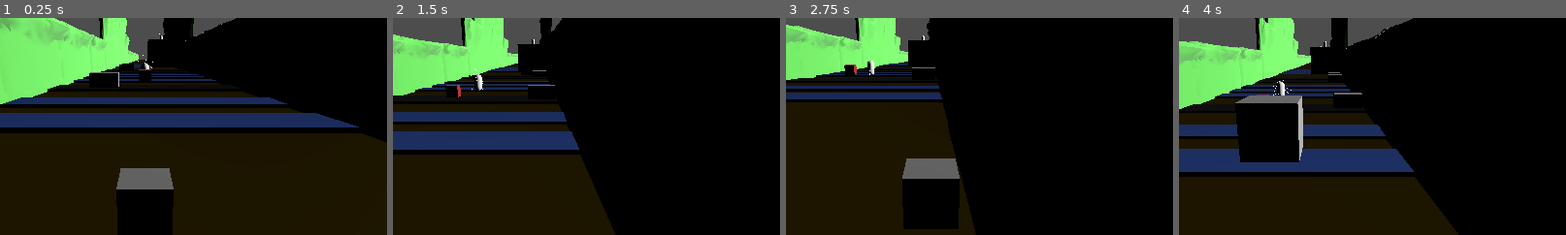
Above: before the commit, frames 1-4 (left to right).
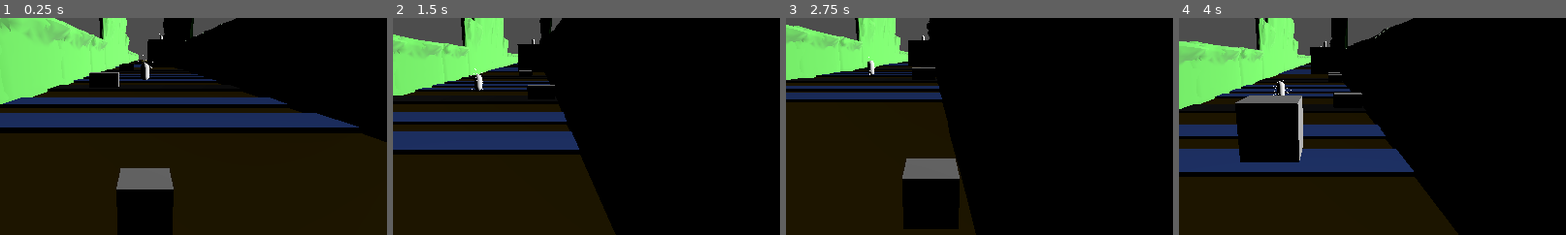
Above: after the commit, the same moments.

Repository: notadoctortired/SleepyFrog
Game: Godot game, scene res://scenes/main_scene.tscn
Same seed, same stepped clock (60 frames per second), same inputs: the game is played once before the commit and once after it.
Inputs (mouse positions are % of the whole screen's width and height, from its top left):
- Up to frame 1 (0.25 s): no input
- Up to frame 2 (1.5 s): tap Enter (ui_accept) at 0.5 s; move the mouse to (72, 45) at 0.52 s; hold Right (move_right) 0.53-1.28 s; hold F 0.53-1.28 s; click (72, 45) at 0.67 s; tap Space (jump) at 0.77 s; move the mouse to (30, 55) at 1.27 s; hold Down (move_backward) from 1.28 s (still down); tap Q at 1.35 s
- Up to frame 3 (2.75 s): tap Space (jump) at 1.52 s; move the mouse to (60, 28) at 2.02 s; release Down (move_backward) at 2.03 s; hold Right (move_right) from 2.03 s (still down); hold F from 2.03 s (still down)
- Up to frame 4 (4 s): move the mouse to (45, 70) at 2.77 s; release Right (move_right) at 2.78 s; release F at 2.78 s; hold Up (move_forward) 2.78-3.53 s; tap Q at 2.85 s; click (45, 70) at 2.92 s; tap Space (jump) at 3.02, 3.77 s; move the mouse to (80, 65) at 3.52 s; hold Left (move_left) from 3.53 s (still down); hold F from 3.53 s (still down)
The pictures show only the part of the screen within x 31-81%, y 21-71%; the shares and areas given below are measured in that part.

The runs differ from the first frame. In frame 1, 0.1% of the frame differs, in the area x 33-40%, y 19-30%; in frame 2, 0.3%, in the area x 13-40%, y 20-37%; in frame 3, 0.1%; in frame 4, less than 0.1%.

Commit message:
Added victory screen and made the game beatable

Diff:
--- /dev/null
+++ b/materials/Victory_Mat.tres
@@ -0,0 +1,12 @@
+[gd_resource type="StandardMaterial3D" format=3 uid="uid://c6tdfm37s4mti"]
+
+[resource]
+albedo_color = Color(0.826939, 0.77784, 2.69532e-06, 1)
+metallic = 0.56
+metallic_specular = 0.0
+roughness = 0.0
+normal_enabled = true
+uv2_triplanar = true
+proximity_fade_distance = 2.0
+distance_fade_min_distance = 117.7
+distance_fade_max_distance = 0.0
--- a/scenes/main_scene.tscn
+++ b/scenes/main_scene.tscn
@@ -13,9 +13,10 @@
 [ext_resource type="Material" uid="uid://b4i68vj02jjg4" path="res://materials/Floor_Mat.tres" id="10_mngbo"]
 [ext_resource type="Material" uid="uid://bdge1tdb058gl" path="res://materials/Road_Mat.tres" id="13_4w45t"]
 [ext_resource type="Script" uid="uid://nrnm1vr2sbfk" path="res://scripts/kill_script.gd" id="13_r6p65"]
+[ext_resource type="Material" uid="uid://c6tdfm37s4mti" path="res://materials/Victory_Mat.tres" id="14_01n6w"]
+[ext_resource type="Script" uid="uid://bj01f47kupoxa" path="res://scripts/victory_script.gd" id="14_6u1mn"]
 [ext_resource type="Material" uid="uid://gow1ki2m21ci" path="res://materials/Water_Mat.tres" id="14_r6p65"]
 [ext_resource type="PackedScene" uid="uid://cnu2q2p0ew25c" path="res://scenes/car.tscn" id="16_01n6w"]
-[ext_resource type="PackedScene" uid="uid://dxmuju0a2oam6" path="res://scenes/enemy.tscn" id="16_6u1mn"]
 
 [sub_resource type="BoxShape3D" id="BoxShape3D_pu3yx"]
 
@@ -31,6 +32,10 @@
 font_size = 36
 outline_size = 9
 outline_color = Color(0, 0, 0, 1)
+
+[sub_resource type="LabelSettings" id="LabelSettings_bcnxi"]
+font_size = 140
+font_color = Color(0.647566, 0.584924, 1.92523e-07, 1)
 
 [sub_resource type="BoxShape3D" id="BoxShape3D_c1pb6"]
 
@@ -146,6 +151,19 @@
 vertical_alignment = 1
 script = ExtResource("6_rt2n2")
 
+[node name="VictoryLab" type="Label" parent="Control"]
+visible = false
+layout_mode = 1
+offset_left = 261.0
+offset_top = 214.0
+offset_right = 929.0
+offset_bottom = 406.0
+text = "Victory"
+label_settings = SubResource("LabelSettings_bcnxi")
+horizontal_alignment = 1
+vertical_alignment = 1
+autowrap_mode = 1
+
 [node name="Collectibles" type="Node3D" parent="."]
 
 [node name="Coffee" parent="Collectibles" instance=ExtResource("7_si52b")]
@@ -153,6 +171,12 @@
 
 [node name="Coffee2" parent="Collectibles" instance=ExtResource("7_si52b")]
 transform = Transform3D(1, 0, 0, 0, 1, 0, 0, 0, 1, 5.70125, 10.0439, -101.995)
+
+[node name="Coffee3" parent="Collectibles" instance=ExtResource("7_si52b")]
+transform = Transform3D(1, 0, 0, 0, 1, 0, 0, 0, 1, -0.5975, 1.0878, -171.99)
+
+[node name="Coffee4" parent="Collectibles" instance=ExtResource("7_si52b")]
+transform = Transform3D(1, 0, 0, 0, 1, 0, 0, 0, 1, -0.5975, 1.0878, -202.99)
 
 [node name="Kill_Plain" type="Area3D" parent="."]
 transform = Transform3D(1, 0, 0, 0, 1, 0, 0, 0, 1, 0, -47, -3)
@@ -982,6 +1006,74 @@
 [node name="CollisionShape3D" type="CollisionShape3D" parent="Obstacles/River 1"]
 shape = SubResource("BoxShape3D_01n6w")
 
+[node name="River 3" type="StaticBody3D" parent="Obstacles"]
+transform = Transform3D(21.36, 0, 0, 0, 1, 0, 0, 0, 3.46547, 0, 0, -35.3014)
+
+[node name="Area3D" type="Area3D" parent="Obstacles/River 3"]
+transform = Transform3D(1.01, 0, 0, 0, 1.01, 0, 0, 0, 1.01, 0, 0, 0)
+script = ExtResource("13_r6p65")
+
+[node name="CollisionShape3D" type="CollisionShape3D" parent="Obstacles/River 3/Area3D"]
+shape = SubResource("BoxShape3D_r6p65")
+
+[node name="MeshInstance3D" type="MeshInstance3D" parent="Obstacles/River 3"]
+material_override = ExtResource("14_r6p65")
+mesh = SubResource("BoxMesh_si52b")
+
+[node name="CollisionShape3D" type="CollisionShape3D" parent="Obstacles/River 3"]
+shape = SubResource("BoxShape3D_01n6w")
+
+[node name="River 3" type="StaticBody3D" parent="Obstacles/River 3"]
+transform = Transform3D(-1.02528, 0, 0, 0, 1, 0, 0, 0, 1.03964, -0.0374532, -0.2, -33.8586)
+
+[node name="Area3D" type="Area3D" parent="Obstacles/River 3/River 3"]
+transform = Transform3D(1.01, 0, 0, 0, 1.01, 0, 0, 0, 1.01, 0, 0, 0)
+script = ExtResource("13_r6p65")
+
+[node name="CollisionShape3D" type="CollisionShape3D" parent="Obstacles/River 3/River 3/Area3D"]
+shape = SubResource("BoxShape3D_r6p65")
+
+[node name="MeshInstance3D" type="MeshInstance3D" parent="Obstacles/River 3/River 3"]
+material_override = ExtResource("14_r6p65")
+mesh = SubResource("BoxMesh_si52b")
+
+[node name="CollisionShape3D" type="CollisionShape3D" parent="Obstacles/River 3/River 3"]
+shape = SubResource("BoxShape3D_01n6w")
+
+[node name="River 4" type="StaticBody3D" parent="Obstacles"]
+transform = Transform3D(21.36, 0, 0, 0, 1, 0, 0, 0, 3.46547, 0.177471, 0.00146866, -41.6169)
+
+[node name="Area3D" type="Area3D" parent="Obstacles/River 4"]
+transform = Transform3D(1.01, 0, 0, 0, 1.01, 0, 0, 0, 1.01, 0, 0, 0)
+script = ExtResource("13_r6p65")
+
+[node name="CollisionShape3D" type="CollisionShape3D" parent="Obstacles/River 4/Area3D"]
+shape = SubResource("BoxShape3D_r6p65")
+
+[node name="MeshInstance3D" type="MeshInstance3D" parent="Obstacles/River 4"]
+material_override = ExtResource("14_r6p65")
+mesh = SubResource("BoxMesh_si52b")
+
+[node name="CollisionShape3D" type="CollisionShape3D" parent="Obstacles/River 4"]
+shape = SubResource("BoxShape3D_01n6w")
+
+[node name="River 5" type="StaticBody3D" parent="Obstacles"]
+transform = Transform3D(21.36, 0, 0, 0, 1, 0, 0, 0, 3.46547, -0.111006, 0.0111809, -48.0916)
+
+[node name="Area3D" type="Area3D" parent="Obstacles/River 5"]
+transform = Transform3D(1.01, 0, 0, 0, 1.01, 0, 0, 0, 1.01, 0, 0, 0)
+script = ExtResource("13_r6p65")
+
+[node name="CollisionShape3D" type="CollisionShape3D" parent="Obstacles/River 5/Area3D"]
+shape = SubResource("BoxShape3D_r6p65")
+
+[node name="MeshInstance3D" type="MeshInstance3D" parent="Obstacles/River 5"]
+material_override = ExtResource("14_r6p65")
+mesh = SubResource("BoxMesh_si52b")
+
+[node name="CollisionShape3D" type="CollisionShape3D" parent="Obstacles/River 5"]
+shape = SubResource("BoxShape3D_01n6w")
+
 [node name="River 2" type="StaticBody3D" parent="Obstacles"]
 transform = Transform3D(21.36, 0, 0, 0, 1, 0, 0, 0, 3.46547, 0, 0, -15.1903)
 
@@ -999,56 +1091,80 @@
 [node name="CollisionShape3D" type="CollisionShape3D" parent="Obstacles/River 2"]
 shape = SubResource("BoxShape3D_01n6w")
 
-[node name="River 3" type="StaticBody3D" parent="Obstacles"]
-transform = Transform3D(21.36, 0, 0, 0, 1, 0, 0, 0, 3.46547, 0, 0, -35.3014)
-
-[node name="Area3D" type="Area3D" parent="Obstacles/River 3"]
+[node name="River 6" type="StaticBody3D" parent="Obstacles"]
+transform = Transform3D(-24.6375, 0, 0, 0, 1, 0, 0, 0, 3.84303, -1.48209, 0.0223618, -178.752)
+
+[node name="Area3D" type="Area3D" parent="Obstacles/River 6"]
 transform = Transform3D(1.01, 0, 0, 0, 1.01, 0, 0, 0, 1.01, 0, 0, 0)
 script = ExtResource("13_r6p65")
 
-[node name="CollisionShape3D" type="CollisionShape3D" parent="Obstacles/River 3/Area3D"]
-shape = SubResource("BoxShape3D_r6p65")
-
-[node name="MeshInstance3D" type="MeshInstance3D" parent="Obstacles/River 3"]
+[node name="CollisionShape3D" type="CollisionShape3D" parent="Obstacles/River 6/Area3D"]
+shape = SubResource("BoxShape3D_r6p65")
+
+[node name="MeshInstance3D" type="MeshInstance3D" parent="Obstacles/River 6"]
 material_override = ExtResource("14_r6p65")
 mesh = SubResource("BoxMesh_si52b")
-
-[node name="CollisionShape3D" type="CollisionShape3D" parent="Obstacles/River 3"]
-shape = SubResource("BoxShape3D_01n6w")
-
-[node name="River 4" type="StaticBody3D" parent="Obstacles"]
-transform = Transform3D(21.36, 0, 0, 0, 1, 0, 0, 0, 3.46547, 0.177471, 0.00146866, -41.6169)
-
-[node name="Area3D" type="Area3D" parent="Obstacles/River 4"]
+skeleton = NodePath("../../River 6")
+
+[node name="CollisionShape3D" type="CollisionShape3D" parent="Obstacles/River 6"]
+shape = SubResource("BoxShape3D_01n6w")
+
+[node name="River 7" type="StaticBody3D" parent="Obstacles"]
+transform = Transform3D(-24.6375, 0, 0, 0, 1, 0, 0, 0, 3.84303, -1.48209, 0.0223618, -186.752)
+
+[node name="Area3D" type="Area3D" parent="Obstacles/River 7"]
 transform = Transform3D(1.01, 0, 0, 0, 1.01, 0, 0, 0, 1.01, 0, 0, 0)
 script = ExtResource("13_r6p65")
 
-[node name="CollisionShape3D" type="CollisionShape3D" parent="Obstacles/River 4/Area3D"]
-shape = SubResource("BoxShape3D_r6p65")
-
-[node name="MeshInstance3D" type="MeshInstance3D" parent="Obstacles/River 4"]
+[node name="CollisionShape3D" type="CollisionShape3D" parent="Obstacles/River 7/Area3D"]
+shape = SubResource("BoxShape3D_r6p65")
+
+[node name="MeshInstance3D" type="MeshInstance3D" parent="Obstacles/River 7"]
 material_override = ExtResource("14_r6p65")
 mesh = SubResource("BoxMesh_si52b")
-
-[node name="CollisionShape3D" type="CollisionShape3D" parent="Obstacles/River 4"]
-shape = SubResource("BoxShape3D_01n6w")
-
-[node name="River 5" type="StaticBody3D" parent="Obstacles"]
-transform = Transform3D(21.36, 0, 0, 0, 1, 0, 0, 0, 3.46547, -0.111006, 0.0111809, -48.0916)
-
-[node name="Area3D" type="Area3D" parent="Obstacles/River 5"]
+skeleton = NodePath("../../River 6")
+
+[node name="CollisionShape3D" type="CollisionShape3D" parent="Obstacles/River 7"]
+shape = SubResource("BoxShape3D_01n6w")
+
+[node name="River 8" type="StaticBody3D" parent="Obstacles"]
+transform = Transform3D(-24.6375, 0, 0, 0, 1, 0, 0, 0, 3.84303, -1.48209, 0.0223618, -194.752)
+
+[node name="Area3D" type="Area3D" parent="Obstacles/River 8"]
 transform = Transform3D(1.01, 0, 0, 0, 1.01, 0, 0, 0, 1.01, 0, 0, 0)
 script = ExtResource("13_r6p65")
 
-[node name="CollisionShape3D" type="CollisionShape3D" parent="Obstacles/River 5/Area3D"]
-shape = SubResource("BoxShape3D_r6p65")
-
-[node name="MeshInstance3D" type="MeshInstance3D" parent="Obstacles/River 5"]
+[node name="CollisionShape3D" type="CollisionShape3D" parent="Obstacles/River 8/Area3D"]
+shape = SubResource("BoxShape3D_r6p65")
+
+[node name="MeshInstance3D" type="MeshInstance3D" parent="Obstacles/River 8"]
 material_override = ExtResource("14_r6p65")
 mesh = SubResource("BoxMesh_si52b")
-
-[node name="CollisionShape3D" type="CollisionShape3D" parent="Obstacles/River 5"]
-shape = SubResource("BoxShape3D_01n6w")
+skeleton = NodePath("../../River 6")
+
+[node name="CollisionShape3D" type="CollisionShape3D" parent="Obstacles/River 8"]
+shape = SubResource("BoxShape3D_01n6w")
+
+[node name="Victory" type="StaticBody3D" parent="Obstacles"]
+transform = Transform3D(-24.6375, 0, 0, 0, 1, 0, 0, 0, 3.84303, -1.48209, 0.0223618, -239.752)
+
+[node name="Area3D" type="Area3D" parent="Obstacles/Victory"]
+transform = Transform3D(1.01, 0, 0, 0, 1.01, 0, 0, 0, 1.01, 0, 0, 0)
+script = ExtResource("14_6u1mn")
+
+[node name="CollisionShape3D" type="CollisionShape3D" parent="Obstacles/Victory/Area3D"]
+shape = SubResource("BoxShape3D_r6p65")
+
+[node name="MeshInstance3D" type="MeshInstance3D" parent="Obstacles/Victory"]
+material_override = ExtResource("14_01n6w")
+mesh = SubResource("BoxMesh_si52b")
+skeleton = NodePath("../../River 6")
+
+[node name="CollisionShape3D" type="CollisionShape3D" parent="Obstacles/Victory"]
+shape = SubResource("BoxShape3D_01n6w")
+
+[node name="Car 5" parent="Obstacles" instance=ExtResource("16_01n6w")]
+transform = Transform3D(1, 0, 0, 0, 1, 0, 0, 0, 1, -6.15092, 1.19598, -140.603)
 
 [node name="Road 1" type="StaticBody3D" parent="Obstacles"]
 transform = Transform3D(21.36, 0, 0, 0, 1, 0, 0, 0, 4.4, 0, 0, -25)
@@ -1098,6 +1214,7 @@
 shape = SubResource("BoxShape3D_r6p65")
 
 [node name="MeshInstance3D" type="MeshInstance3D" parent="Obstacles/Road 3"]
+transform = Transform3D(0.999994, -0.00307902, 0.00184572, 0.00307542, 0.999993, 0.00195027, -0.00185172, -0.00194458, 0.999996, 0, 0, 0)
 material_override = ExtResource("13_4w45t")
 mesh = SubResource("BoxMesh_si52b")
 
@@ -1107,6 +1224,82 @@
 [node name="Car 3" parent="Obstacles" instance=ExtResource("16_01n6w")]
 transform = Transform3D(1, 0, 0, 0, 1, 0, 0, 0, 1, -6.62546, 1.34799, -67.186)
 
+[node name="Road 2" type="StaticBody3D" parent="Obstacles/Car 3"]
+transform = Transform3D(21.36, 0, 0, 0, 1, 0, 0, 0, 4.4, 6.1, -1.5, -73.5632)
+
+[node name="Area3D" type="Area3D" parent="Obstacles/Car 3/Road 2"]
+transform = Transform3D(1.01, 0, 0, 0, 1.01, 0, 0, 0, 1.01, 0, 0, 0)
+
+[node name="CollisionShape3D" type="CollisionShape3D" parent="Obstacles/Car 3/Road 2/Area3D"]
+shape = SubResource("BoxShape3D_r6p65")
+
+[node name="MeshInstance3D" type="MeshInstance3D" parent="Obstacles/Car 3/Road 2"]
+material_override = ExtResource("13_4w45t")
+mesh = SubResource("BoxMesh_si52b")
+
+[node name="CollisionShape3D" type="CollisionShape3D" parent="Obstacles/Car 3/Road 2"]
+shape = SubResource("BoxShape3D_01n6w")
+
+[node name="Road 3" type="StaticBody3D" parent="Obstacles/Car 3"]
+transform = Transform3D(21.36, 0, 0, 0, 1, 0, 0, 0, 4.4, 6.1, -1.5, -81.3324)
+
+[node name="Area3D" type="Area3D" parent="Obstacles/Car 3/Road 3"]
+transform = Transform3D(1.01, 0, 0, 0, 1.01, 0, 0, 0, 1.01, 0, 0, 0)
+
+[node name="CollisionShape3D" type="CollisionShape3D" parent="Obstacles/Car 3/Road 3/Area3D"]
+shape = SubResource("BoxShape3D_r6p65")
+
+[node name="MeshInstance3D" type="MeshInstance3D" parent="Obstacles/Car 3/Road 3"]
+transform = Transform3D(0.999994, -0.00307902, 0.00184572, 0.00307542, 0.999993, 0.00195027, -0.00185172, -0.00194458, 0.999996, 0, 0, 0)
+material_override = ExtResource("13_4w45t")
+mesh = SubResource("BoxMesh_si52b")
+
+[node name="CollisionShape3D" type="CollisionShape3D" parent="Obstacles/Car 3/Road 3"]
+shape = SubResource("BoxShape3D_01n6w")
+
+[node name="Car 4" parent="Obstacles/Car 3" instance=ExtResource("16_01n6w")]
+transform = Transform3D(1, 0, 0, 0, 1, 0, 0, 0, 1, 0.34908, -0.20402, -89.1027)
+
+[node name="Road 4" type="StaticBody3D" parent="Obstacles/Car 3"]
+transform = Transform3D(21.36, 0, 0, 0, 1, 0, 0, 0, 4.4, 6.57454, -1.55201, -89.2492)
+
+[node name="Area3D" type="Area3D" parent="Obstacles/Car 3/Road 4"]
+transform = Transform3D(1.01, 0, 0, 0, 1.01, 0, 0, 0, 1.01, 0, 0, 0)
+
+[node name="CollisionShape3D" type="CollisionShape3D" parent="Obstacles/Car 3/Road 4/Area3D"]
+shape = SubResource("BoxShape3D_r6p65")
+
+[node name="MeshInstance3D" type="MeshInstance3D" parent="Obstacles/Car 3/Road 4"]
+material_override = ExtResource("13_4w45t")
+mesh = SubResource("BoxMesh_si52b")
+skeleton = NodePath("../../Road 4")
+
+[node name="CollisionShape3D" type="CollisionShape3D" parent="Obstacles/Car 3/Road 4"]
+shape = SubResource("BoxShape3D_01n6w")
+
+[node name="Road 3" type="StaticBody3D" parent="Obstacles/Car 3/Road 4"]
+transform = Transform3D(1, 0, 0, 0, 1, 0, 0, 0, 1, 0, 0, -1.76572)
+
+[node name="Area3D" type="Area3D" parent="Obstacles/Car 3/Road 4/Road 3"]
+transform = Transform3D(1.01, 0, 0, 0, 1.01, 0, 0, 0, 1.01, 0, 0, 0)
+
+[node name="CollisionShape3D" type="CollisionShape3D" parent="Obstacles/Car 3/Road 4/Road 3/Area3D"]
+shape = SubResource("BoxShape3D_r6p65")
+
+[node name="MeshInstance3D" type="MeshInstance3D" parent="Obstacles/Car 3/Road 4/Road 3"]
+transform = Transform3D(0.999994, -0.00307902, 0.00184572, 0.00307542, 0.999993, 0.00195027, -0.00185172, -0.00194458, 0.999996, 0, 0, 0)
+material_override = ExtResource("13_4w45t")
+mesh = SubResource("BoxMesh_si52b")
+
+[node name="CollisionShape3D" type="CollisionShape3D" parent="Obstacles/Car 3/Road 4/Road 3"]
+shape = SubResource("BoxShape3D_01n6w")
+
+[node name="Car 3" parent="Obstacles/Car 3" instance=ExtResource("16_01n6w")]
+transform = Transform3D(1, 0, 0, 0, 1, 0, 0, 0, 1, 0.87454, -0.15201, -81.186)
+
+[node name="Car 4" parent="Obstacles" instance=ExtResource("16_01n6w")]
+transform = Transform3D(1, 0, 0, 0, 1, 0, 0, 0, 1, -6.27638, 1.14397, -164.058)
+
 [node name="Alleyway" type="Node3D" parent="Obstacles"]
 
 [node name="River" type="StaticBody3D" parent="Obstacles/Alleyway"]
@@ -1134,6 +1327,3 @@
 
 [node name="MeshInstance3D" type="MeshInstance3D" parent="Obstacles/Alleyway/Wall_Right"]
 mesh = SubResource("BoxMesh_01n6w")
-
-[node name="Enemy" parent="Obstacles" instance=ExtResource("16_6u1mn")]
-transform = Transform3D(1, 0, 0, 0, 1, 0, 0, 0, 1, 0, 1.96776, -19.241)
--- /dev/null
+++ b/scripts/victory_script.gd
@@ -0,0 +1,11 @@
+extends Area3D
+var vic = ""
+
+func _ready():
+	body_entered.connect(_on_body_entered)
+
+func _on_body_entered(body):
+	if body.name == "Player":
+		vic = get_parent().get_parent().get_parent().get_node("Control/VictoryLab")
+		vic.visible = true
+		get_tree().paused = true
Not shown: 1 places in scenes/main_scene.tscn that only renumber resources
Not shown, added: scripts/victory_script.gd.uid
